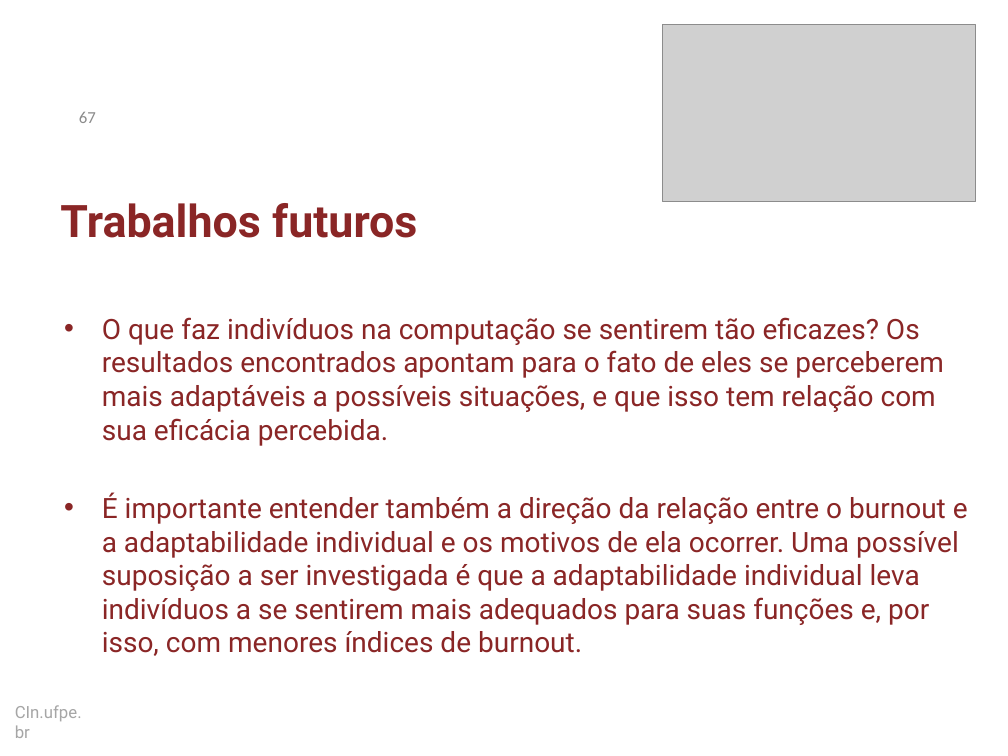
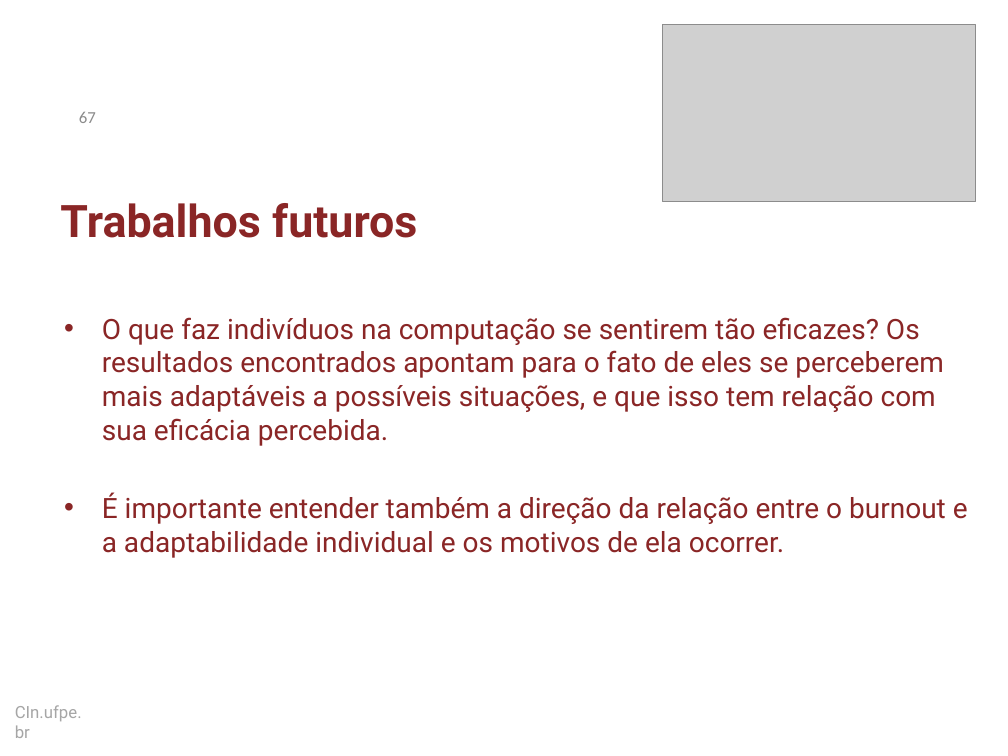
Before and after one commit to dan1lo/doutoradoR, a slide deck: slide 67 of apresentacao doutorado simplificado.pptx. Drawn at 1008x756 pixels with LibreOffice and Linux fonts; fonts in the diff are those of the drawing; grey boxes stand for pictures; background and template pictures are left out. Boxes give left, top, right and bottom in pixels: in the first picture for what was removed or moved away, otherwise in the second. Text is boxed around its words. In the diff, an @@ line names an element or a change of style, - is before the commit and + after.

```diff
--- a/apresentacao doutorado simplificado.pptx
+++ b/apresentacao doutorado simplificado.pptx
@@ text at <box>102,492,968,558</box>: text changed @@
-• É importante entender também a direção da relação entre o burnout e a adaptabilidade individual e os motivos de ela ocorrer. Uma possível suposição a ser investigada é que a adaptabilidade individual leva indivíduos a se sentirem mais adequados para suas funções e, por isso, com menores índices de burnout.
+• É importante entender também a direção da relação entre o burnout e a adaptabilidade individual e os motivos de ela ocorrer.
```
Also in this commit, not shown: 8 other slides changed.
